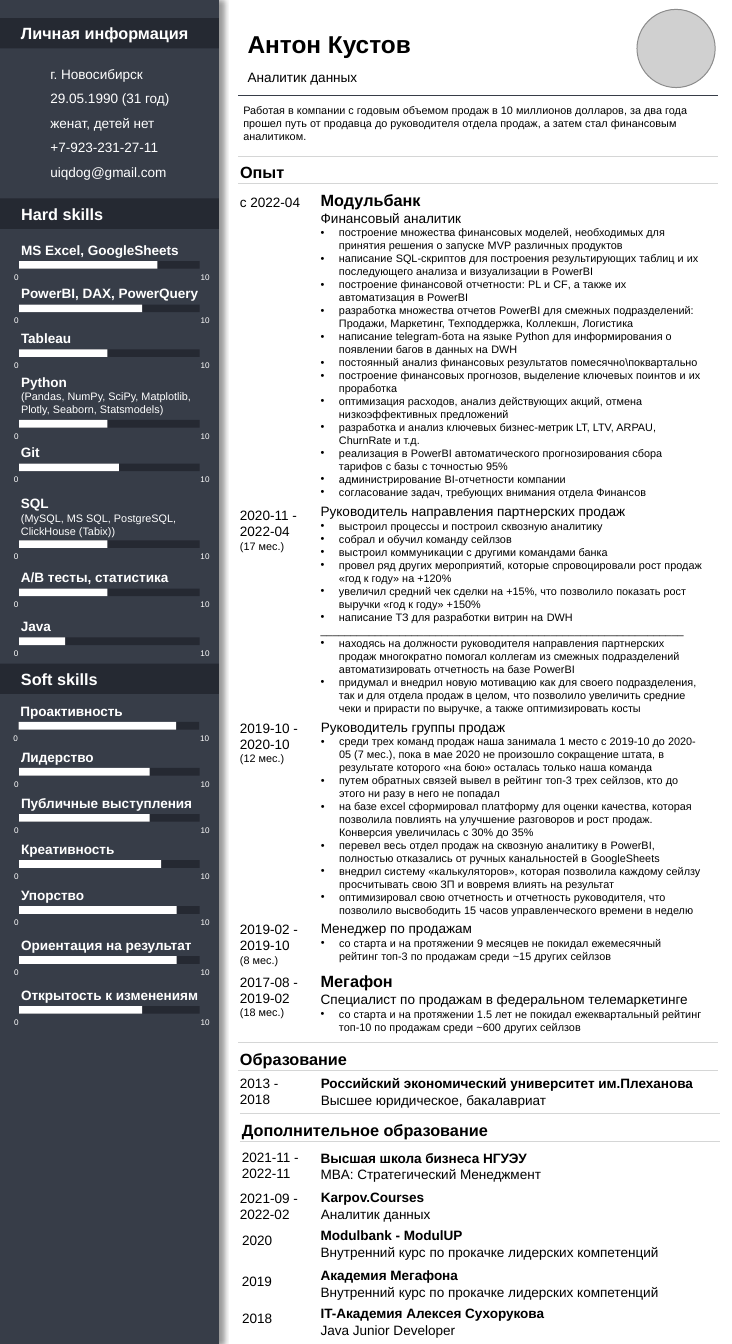
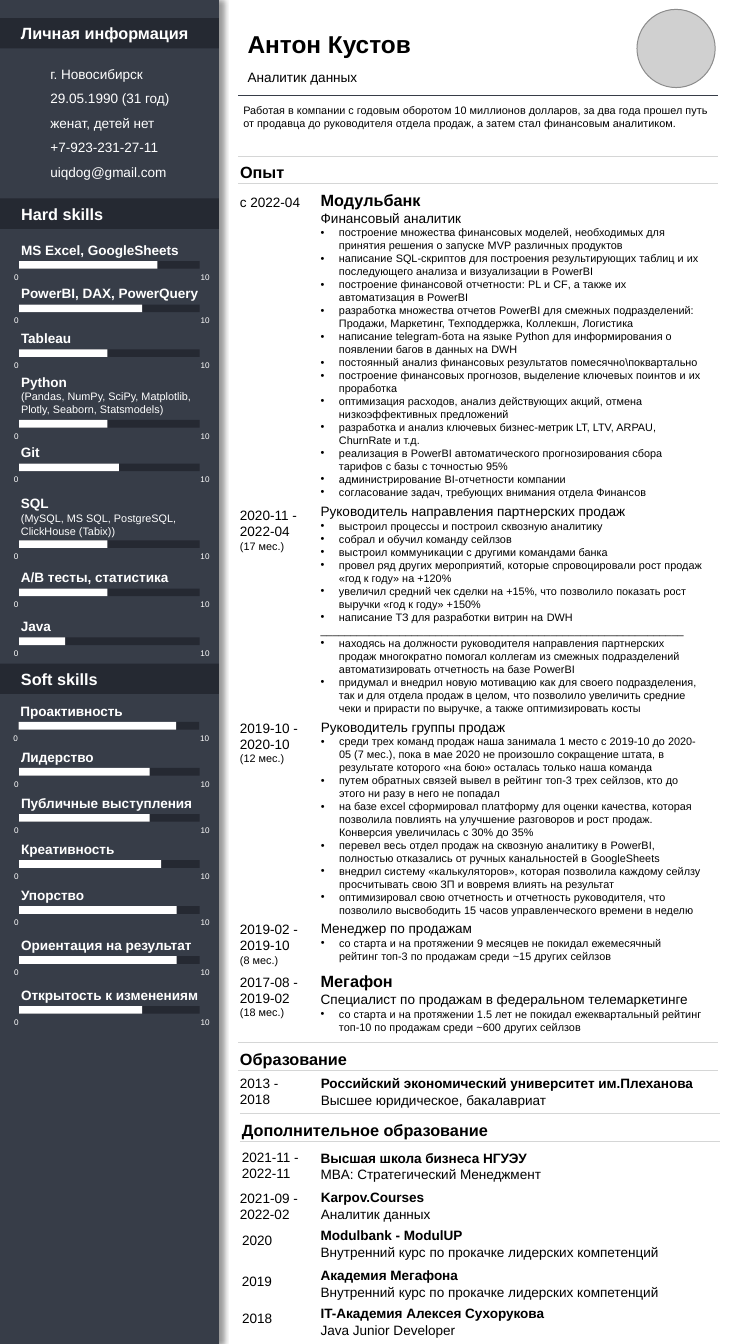
Before and after one commit to DanteMF/About_me, a slide deck: slide 1 of CV_Kustov_Anton_RUS.pptx. Drawn at 732x1344 pixels with LibreOffice and Linux fonts; fonts in the diff are those of the drawing; grey boxes stand for pictures; background and template pictures are left out. Boxes give left, top, right and bottom in pixels: in the first picture for what was removed or moved away, otherwise in the second. Text is boxed around its words. In the diff, an @@ line names an element or a change of style, - is before the commit and + after.

```diff
--- a/CV_Kustov_Anton_RUS.pptx
+++ b/CV_Kustov_Anton_RUS.pptx
@@ text at <box>243,106,707,130</box>: text changed @@
-Работая в компании с годовым объемом продаж в 10 миллионов долларов, за два года прошел путь от продавца до руководителя отдела продаж, а затем стал финансовым аналитиком.
+Работая в компании с годовым оборотом 10 миллионов долларов, за два года прошел путь от продавца до руководителя отдела продаж, а затем стал финансовым аналитиком.
```
Also in this commit, not shown: 1 other file.
